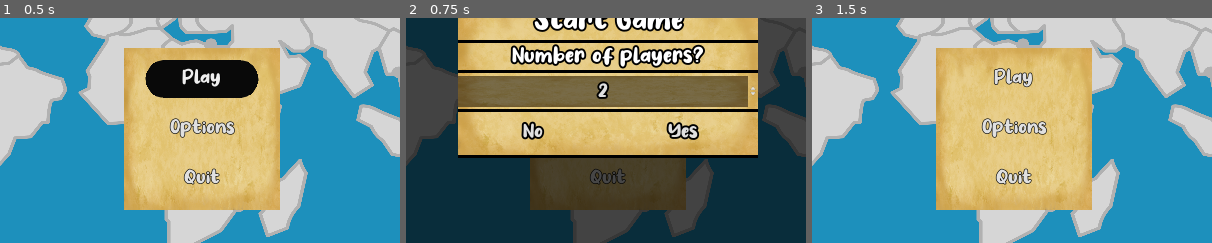
Above: before the commit, frames 1-3 (left to right).
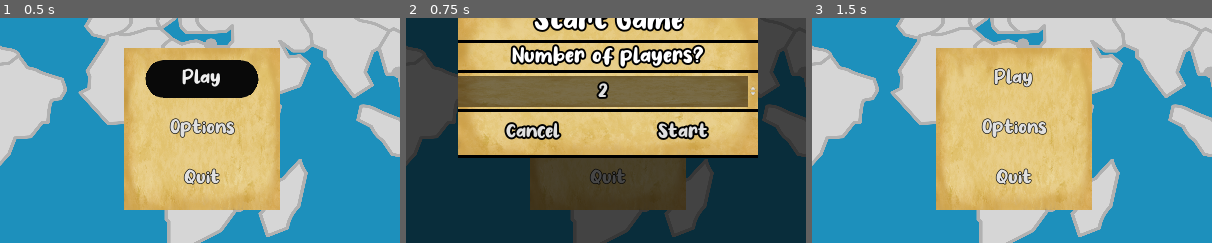
Above: after the commit, the same moments.

Repository: argosopentech/Conquest
Game: Godot game, scene res://Source/Main/Main.tscn
Two runs of this game, one before a commit and one after it. Both use one fixed random seed, a clock stepped at 60 frames per second and the inputs below.
Inputs:
- Up to frame 1 (0.5 s): no input
- Up to frame 2 (0.75 s): click "Play" at 0.5 s
- Up to frame 3 (1.5 s): click "No" (after the commit: "Cancel") at 1.25 s
The pictures show only the part of the screen within x 25-75%, y 36-86%; the shares and areas given below are measured in that part.

Frame 1 is identical in both runs. In frame 2, 1.7% of the frame differs, in the area x 24-76%, y 45-55%; in frame 3, nothing differs.

Commit message:
Button Text Fixes

Diff:
--- a/Source/Gameplay/HUD/AttackingMenu.tscn
+++ b/Source/Gameplay/HUD/AttackingMenu.tscn
@@ -343,13 +343,13 @@
 margin_left = 20.0
 margin_right = 326.0
 margin_bottom = 64.0
-custom_styles/hover = SubResource( 12 )
-custom_styles/pressed = SubResource( 13 )
-custom_styles/focus = SubResource( 14 )
-custom_styles/disabled = SubResource( 15 )
-custom_styles/normal = SubResource( 16 )
-custom_fonts/font = SubResource( 17 )
-text = "No"
+custom_styles/hover = SubResource( 7 )
+custom_styles/pressed = SubResource( 8 )
+custom_styles/focus = SubResource( 9 )
+custom_styles/disabled = SubResource( 10 )
+custom_styles/normal = SubResource( 11 )
+custom_fonts/font = SubResource( 12 )
+text = "Cancel"
 flat = true
 
 [node name="MarginMid" type="Label" parent="Info/HMenu"]
@@ -362,13 +362,13 @@
 margin_left = 366.0
 margin_right = 673.0
 margin_bottom = 64.0
-custom_styles/hover = SubResource( 12 )
-custom_styles/pressed = SubResource( 13 )
-custom_styles/focus = SubResource( 14 )
-custom_styles/disabled = SubResource( 15 )
-custom_styles/normal = SubResource( 16 )
-custom_fonts/font = SubResource( 17 )
-text = "Yes"
+custom_styles/hover = SubResource( 7 )
+custom_styles/pressed = SubResource( 8 )
+custom_styles/focus = SubResource( 9 )
+custom_styles/disabled = SubResource( 10 )
+custom_styles/normal = SubResource( 11 )
+custom_fonts/font = SubResource( 12 )
+text = "Attack"
 flat = true
 
 [node name="MarginRight" type="Label" parent="Info/HMenu"]
--- a/Source/Gameplay/HUD/DeployMenu.tscn
+++ b/Source/Gameplay/HUD/DeployMenu.tscn
@@ -199,7 +199,7 @@
 custom_styles/disabled = SubResource( 9 )
 custom_styles/normal = SubResource( 10 )
 custom_fonts/font = SubResource( 11 )
-text = "No"
+text = "Cancel"
 flat = true
 
 [node name="MarginMid" type="Label" parent="Info/HMenu"]
@@ -218,7 +218,7 @@
 custom_styles/disabled = SubResource( 9 )
 custom_styles/normal = SubResource( 10 )
 custom_fonts/font = SubResource( 11 )
-text = "Yes"
+text = "Deploy"
 flat = true
 
 [node name="MarginRight" type="Label" parent="Info/HMenu"]
--- a/Source/Gameplay/HUD/MoveMenu.tscn
+++ b/Source/Gameplay/HUD/MoveMenu.tscn
@@ -212,13 +212,13 @@
 [node name="Cancel" parent="Info/HMenu" instance=ExtResource( 6 )]
 margin_left = 20.0
 margin_right = 267.0
-custom_styles/hover = SubResource( 11 )
-custom_styles/pressed = SubResource( 12 )
-custom_styles/focus = SubResource( 13 )
-custom_styles/disabled = SubResource( 14 )
-custom_styles/normal = SubResource( 15 )
-custom_fonts/font = SubResource( 16 )
-text = "No"
+custom_styles/hover = SubResource( 6 )
+custom_styles/pressed = SubResource( 7 )
+custom_styles/focus = SubResource( 8 )
+custom_styles/disabled = SubResource( 9 )
+custom_styles/normal = SubResource( 10 )
+custom_fonts/font = SubResource( 11 )
+text = "Cancel"
 flat = true
 
 [node name="MarginMid" type="Label" parent="Info/HMenu"]
@@ -230,13 +230,13 @@
 [node name="Move" parent="Info/HMenu" instance=ExtResource( 6 )]
 margin_left = 307.0
 margin_right = 555.0
-custom_styles/hover = SubResource( 11 )
-custom_styles/pressed = SubResource( 12 )
-custom_styles/focus = SubResource( 13 )
-custom_styles/disabled = SubResource( 14 )
-custom_styles/normal = SubResource( 15 )
-custom_fonts/font = SubResource( 16 )
-text = "Yes"
+custom_styles/hover = SubResource( 6 )
+custom_styles/pressed = SubResource( 7 )
+custom_styles/focus = SubResource( 8 )
+custom_styles/disabled = SubResource( 9 )
+custom_styles/normal = SubResource( 10 )
+custom_fonts/font = SubResource( 11 )
+text = "Move"
 flat = true
 
 [node name="MarginRight" type="Label" parent="Info/HMenu"]
--- a/Source/Gameplay/HUD/StartGameMenu.tscn
+++ b/Source/Gameplay/HUD/StartGameMenu.tscn
@@ -157,7 +157,7 @@
 margin_left = 20.0
 margin_right = 220.0
 custom_fonts/font = SubResource( 6 )
-text = "No"
+text = "Cancel"
 flat = true
 
 [node name="MarginMid" type="Label" parent="Info/HMenu"]
@@ -170,7 +170,7 @@
 margin_left = 260.0
 margin_right = 460.0
 custom_fonts/font = SubResource( 6 )
-text = "Yes"
+text = "Start"
 flat = true
 
 [node name="MarginRight" type="Label" parent="Info/HMenu"]
Not shown: 1 places in Source/Gameplay/HUD/AttackingMenu.tscn that only renumber resources
Not shown: 1 places in Source/Gameplay/HUD/MoveMenu.tscn that only renumber resources
Not shown: 2 places in Source/Gameplay/HUD/StartGameMenu.tscn that only renumber resources
